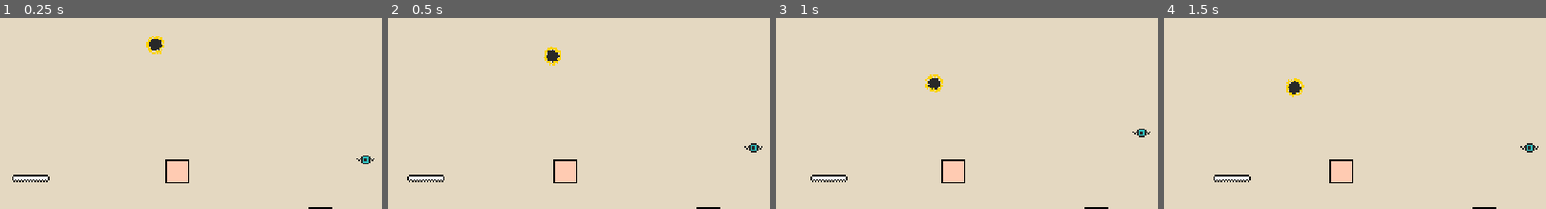
Above: before the commit, frames 1-4 (left to right).
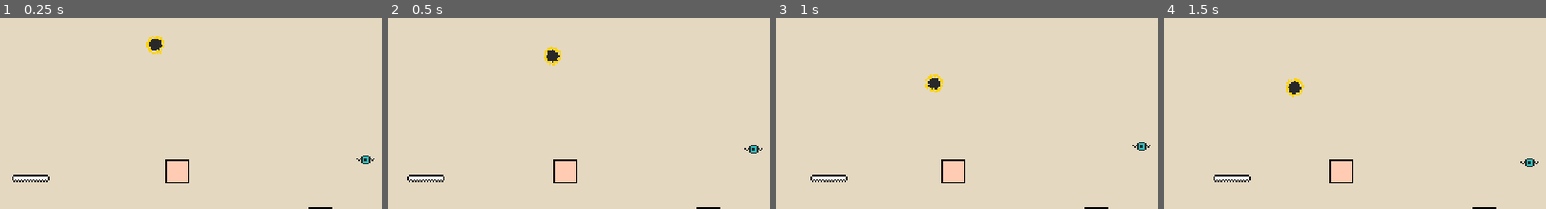
Above: after the commit, the same moments.

Repository: yannicka/ninja
Game: Godot game, scene res://src/Scenes/Game.tscn
Two runs of this game, one before a commit and one after it. Both use one fixed random seed, a clock stepped at 60 frames per second and the inputs below.
Inputs (mouse positions are % of the whole screen's width and height, from its top left):
- Up to frame 1 (0.25 s): no input
- Up to frame 2 (0.5 s): no input
- Up to frame 3 (1 s): move the mouse to (72, 45) at 0.52 s; hold Right (ui_right) from 0.53 s (still down); hold Space (space) from 0.53 s (still down); click (72, 45) at 0.67 s; tap Up (ui_up) at 0.77 s
- Up to frame 4 (1.5 s): keep holding Right (ui_right); move the mouse to (30, 55) at 1.27 s; release Space (space) at 1.28 s; tap Space (space) at 1.35 s
The pictures show only the part of the screen within x 32-82%, y 7-57%; the shares and areas given below are measured in that part.

Frame 1 is identical in both runs. In frame 2, 0.1% of the frame differs, in the area x 93-98%, y 65-71%; in frame 3, 0.2%; in frame 4, 0.2%, in the area x 93-98%, y 65-78%.

Commit message:
Relecture du code de l'œil

Diff:
--- a/src/Enemies/Eye.tscn
+++ b/src/Enemies/Eye.tscn
@@ -25,23 +25,6 @@
 [sub_resource type="CircleShape2D" id="CircleShape2D_xin3d"]
 radius = 2.0
 
-[sub_resource type="Animation" id="Animation_1tmjw"]
-resource_name = "Fly"
-length = 2.0
-loop_mode = 1
-tracks/0/type = "value"
-tracks/0/imported = false
-tracks/0/enabled = true
-tracks/0/path = NodePath("CharacterBody2d:position")
-tracks/0/interp = 1
-tracks/0/loop_wrap = true
-tracks/0/keys = {
-"times": PackedFloat32Array(0, 1, 2),
-"transitions": PackedFloat32Array(-2, -2, -2),
-"update": 0,
-"values": [Vector2(0, 0), Vector2(0, -20), Vector2(0, 0)]
-}
-
 [sub_resource type="Animation" id="Animation_jojc4"]
 length = 0.001
 tracks/0/type = "value"
@@ -57,10 +40,27 @@
 "values": [Vector2(0, 0)]
 }
 
+[sub_resource type="Animation" id="Animation_1tmjw"]
+resource_name = "fly"
+length = 1.6
+loop_mode = 1
+tracks/0/type = "value"
+tracks/0/imported = false
+tracks/0/enabled = true
+tracks/0/path = NodePath("CharacterBody2d:position")
+tracks/0/interp = 1
+tracks/0/loop_wrap = true
+tracks/0/keys = {
+"times": PackedFloat32Array(0, 0.8, 1.6),
+"transitions": PackedFloat32Array(-2, -2, -2),
+"update": 0,
+"values": [Vector2(0, 0), Vector2(0, -12), Vector2(0, 0)]
+}
+
 [sub_resource type="AnimationLibrary" id="AnimationLibrary_u7tpu"]
 _data = {
-"Fly": SubResource("Animation_1tmjw"),
-"RESET": SubResource("Animation_jojc4")
+"RESET": SubResource("Animation_jojc4"),
+"fly": SubResource("Animation_1tmjw")
 }
 
 [node name="Eye" type="Node2D"]
@@ -85,7 +85,7 @@
 shape = SubResource("CircleShape2D_xin3d")
 
 [node name="AnimationPlayer" type="AnimationPlayer" parent="."]
-autoplay = "Fly"
+autoplay = "fly"
 libraries = {
 "": SubResource("AnimationLibrary_u7tpu")
 }
